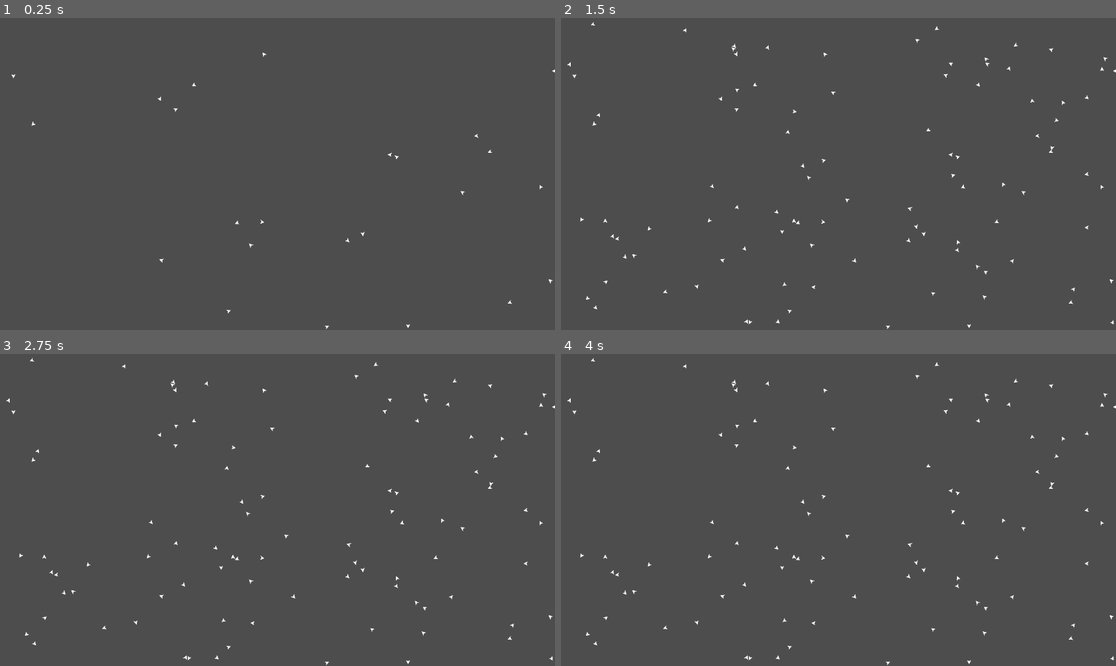
Above: before the commit, frames 1-4 (two rows, left to right).
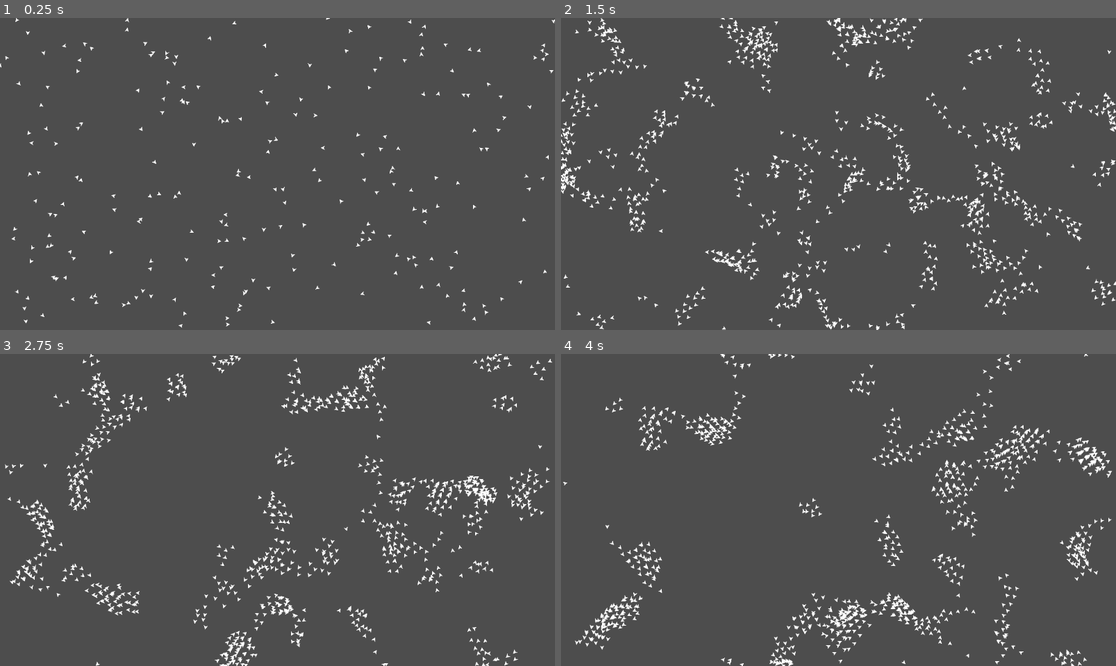
Above: after the commit, the same moments.

Repository: lcrol77/boids
Game: Godot game, scene res://scenes/main.tscn
The game is run twice, just before and just after one commit, with the same random seed, the same clock (stepped at 60 frames per second) and the same inputs.
Inputs:
- Up to frame 1 (0.25 s): no input
- Up to frame 2 (1.5 s): no input
- Up to frame 3 (2.75 s): no input
- Up to frame 4 (4 s): no input

The runs differ from the first frame. In frame 1, 1.4% of the frame differs, in the area x 0-100%, y 0-100%; in frame 2, 5.4%; in frame 3, 5.2%; in frame 4, 4.9%.

Commit message:
feat: implemented boids to run on cpu

Diff:
--- a/project.godot
+++ b/project.godot
@@ -14,3 +14,7 @@
 run/main_scene="res://scenes/main.tscn"
 config/features=PackedStringArray("4.3", "Forward Plus")
 config/icon="res://assets/boid.png"
+
+[display]
+
+window/vsync/vsync_mode=0
--- a/scenes/main.tscn
+++ b/scenes/main.tscn
@@ -5,5 +5,10 @@
 
 [node name="Main" type="Node2D"]
 script = ExtResource("1_ntyuu")
+friend_radius = 30.0
+avoid_radius = 15.0
+min_vel = 25.0
+max_vel = 100.0
+separation_factor = 2.0
 
 [node name="BoidParticles" parent="." instance=ExtResource("2_s02wc")]
--- a/scripts/main.gd
+++ b/scripts/main.gd
@@ -1,7 +1,16 @@
 extends Node2D
 
-@export var NUM_BOIDS = 100
-@export var max_vel = 50.0
+var NUM_BOIDS = 1000
+@export_category("Boid Settings")
+@export_range(0, 50) var friend_radius = 10.0
+@export_range(0, 50) var avoid_radius = 5.0
+@export_range(0,100) var min_vel = 50.0
+@export_range(0,100) var max_vel = 75.0
+@export_range(0,100) var alignment_factor = 10.0
+@export_range(0,100) var cohesion_factor = 1.0
+@export_range(0,100) var separation_factor = 20.0
+
+
 var boid_pos = []
 var boid_vel = []
 
@@ -17,7 +26,10 @@
 	boid_data_texture = ImageTexture.create_from_image(boid_data)
 	$BoidParticles.amount = NUM_BOIDS
 	$BoidParticles.process_material.set_shader_parameter("boid_data", boid_data_texture)
+
 func _process(delta: float) -> void:
+	get_window().title = "Boids: " + str(NUM_BOIDS) + " / FPS: " + str(Engine.get_frames_per_second())
+	_update_boids_cpu(delta)
 	_update_data_texture()
 
 func _generate_boids() -> void:
@@ -31,3 +43,40 @@
 		boid_data.set_pixel(pixel_pos.x, pixel_pos.y, Color(boid_pos[i].x,boid_pos[i].y,boid_vel[i].angle(),0))
 
 	boid_data_texture.update(boid_data)
+
+func _update_boids_cpu(delta):
+	for i in NUM_BOIDS:
+		var my_pos: Vector2 = boid_pos[i]
+		var my_vel: Vector2 = boid_vel[i]
+		var avg_vel: Vector2 = Vector2.ZERO
+		var midpoint: Vector2 = Vector2.ZERO
+		var seperation_vec: Vector2 = Vector2.ZERO
+		var num_friends: int = 0
+		var num_avoids: int = 0
+		for j in NUM_BOIDS:
+			if i != j:
+				var other_pos = boid_pos[j]
+				var other_vel = boid_vel[j]
+				var dist = my_pos.distance_to(other_pos)
+				if dist < friend_radius:
+					num_friends += 1
+					avg_vel += other_vel
+					midpoint += other_pos
+					if dist< avoid_radius:
+						num_avoids += 1
+						seperation_vec += my_pos -other_pos
+		if num_friends > 0:
+			avg_vel /= num_friends
+			my_vel += avg_vel.normalized() * alignment_factor
+			midpoint /= num_friends
+			my_vel += (midpoint - my_pos).normalized() * cohesion_factor
+			if num_avoids > 0:
+				my_vel += seperation_vec.normalized() * separation_factor
+		var vel_mag = my_vel.length()
+		vel_mag = clamp(vel_mag, min_vel, max_vel)
+		my_vel = my_vel.normalized() * vel_mag
+		my_pos += my_vel * delta
+		my_pos = Vector2(wrapf(my_pos.x, 0,  get_viewport_rect().size.x),
+						 wrapf(my_pos.y, 0,  get_viewport_rect().size.y))
+		boid_pos[i] = my_pos
+		boid_vel[i] = my_vel
Not shown, added: compute_shaders/boid_simulation.glsl
